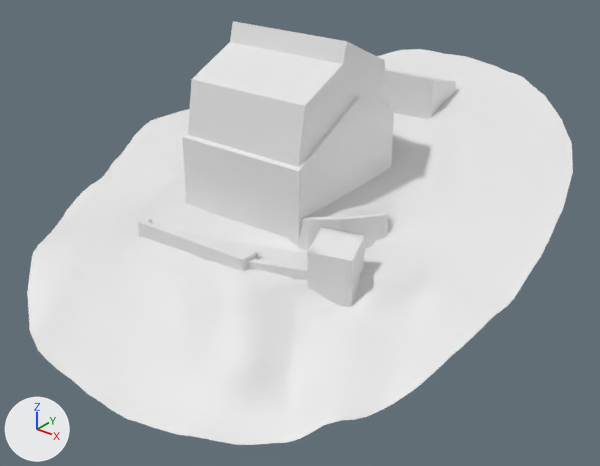
What one commit did to the glTF model projets/concours/oberaletsch/base.glb.
Camera for both pictures: a 50 mm camera at (42.5, -50.5, 23.2) aimed at (7.6, -6.8, -3.9). Lighting does not change. The marker at lower left points along +X, +Y and +Z. The picture after the commit comes second. Where no turn or scale is listed for an object, it has been applied to the vertices.

Objects in the first picture: 'Geometry189', 'Geometry192', 'Geometry194', 'Geometry195', 'Geometry197', 'Geometry201', 'Geometry203', 'Geometry207', 'Geometry209', 'Geometry216', 'Geometry217', 'Geometry241' and 7 more.
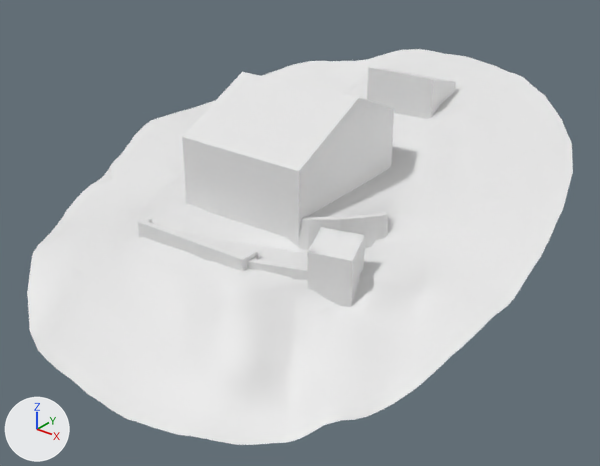
What differs and where, as boxes [x1, y1, x2, y2] in the pictures (600 x 466 px):
'Geometry241', deleted: before [188, 21, 389, 167]

The change in detail:
Object 'Geometry241' (ob_geometry241) is deleted.
